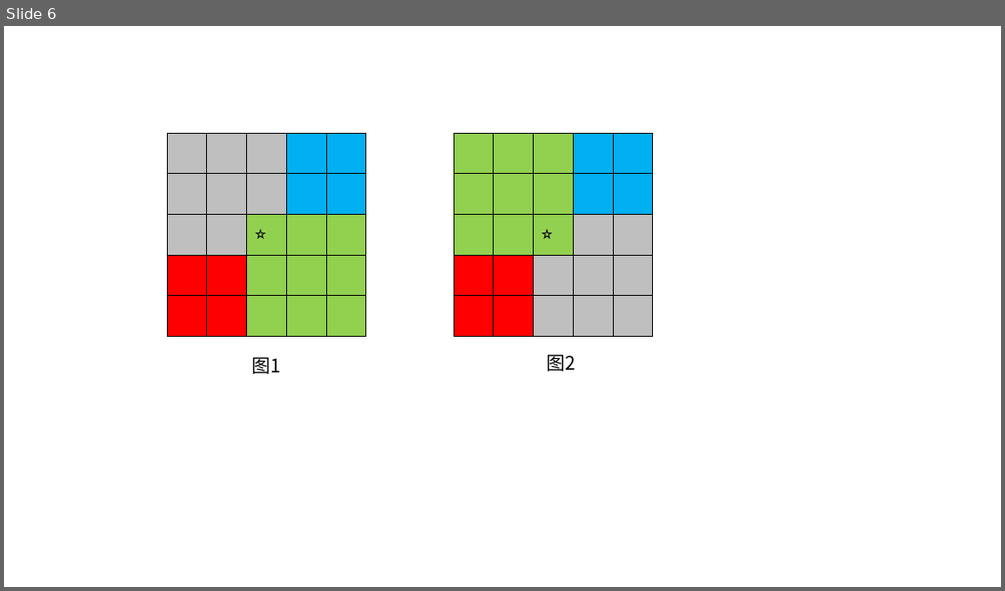
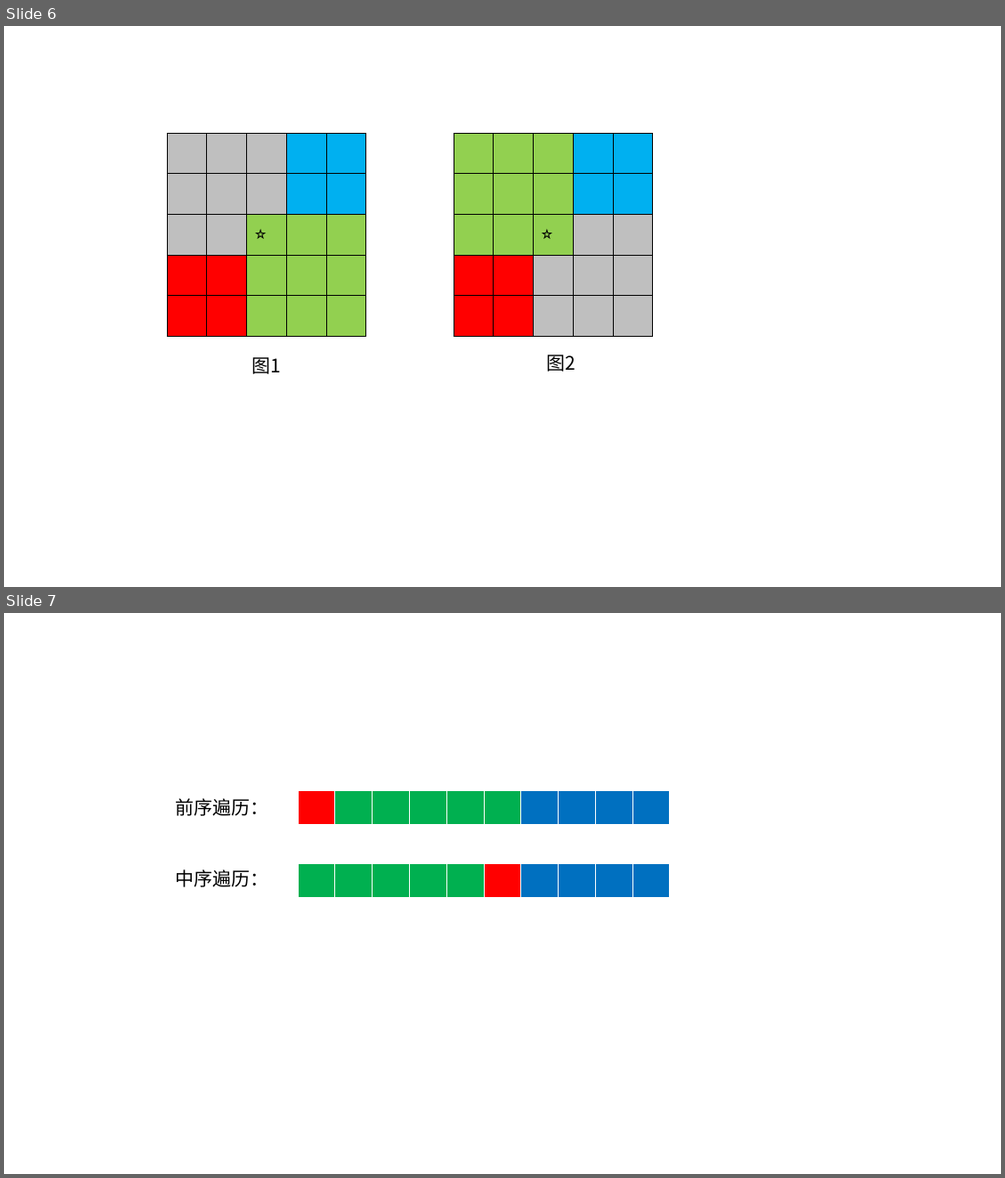
Before and after one commit to web-logs2/ReadNote, a slide deck: LeetCode/作图.pptx. Shown one above the other, each under a label of ours: slide 6 before the commit, slides 6 and 7 after it. The pictures are 1005x591 and 1005x1178 pixels, drawn with LibreOffice and Linux fonts; fonts in the diff are those of the drawing. Boxes give left, top, right and bottom in pixels: in the first picture for what was removed or moved away, otherwise in the second. Text is boxed around its words. In the diff, an @@ line names an element or a change of style, - is before the commit and + after.

```diff
--- a/LeetCode/作图.pptx
+++ b/LeetCode/作图.pptx
@@ slide 7 added at (4,613,1001,1174), background #FFFFFF @@
@@ text added at (175,798,268,816), 18 pt, text #000000 @@
+前序遍历：
@@ table added at (298,791,672,821), 1 rows, 10 columns @@
+ |  |  |  |  |  |  |  |  | 
@@ text added at (175,869,268,887), 18 pt, text #000000 @@
+中序遍历：
@@ table added at (298,863,672,893), 1 rows, 10 columns @@
+ |  |  |  |  |  |  |  |  | 
```
Also in this commit, not shown: 5 other slides changed, 5 other files.
